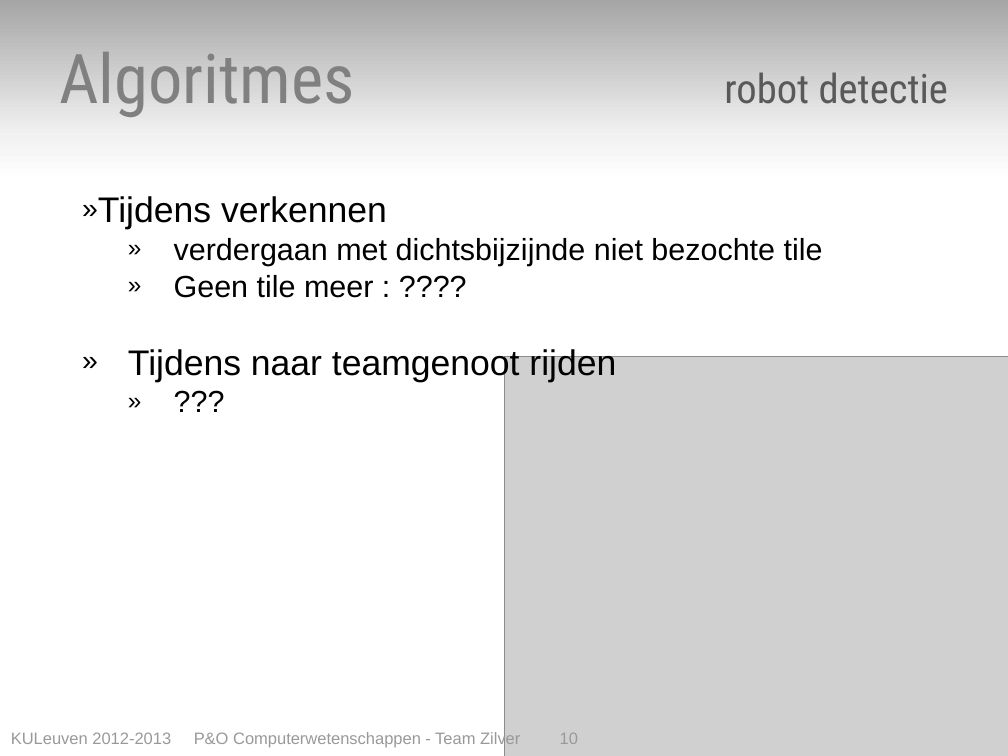
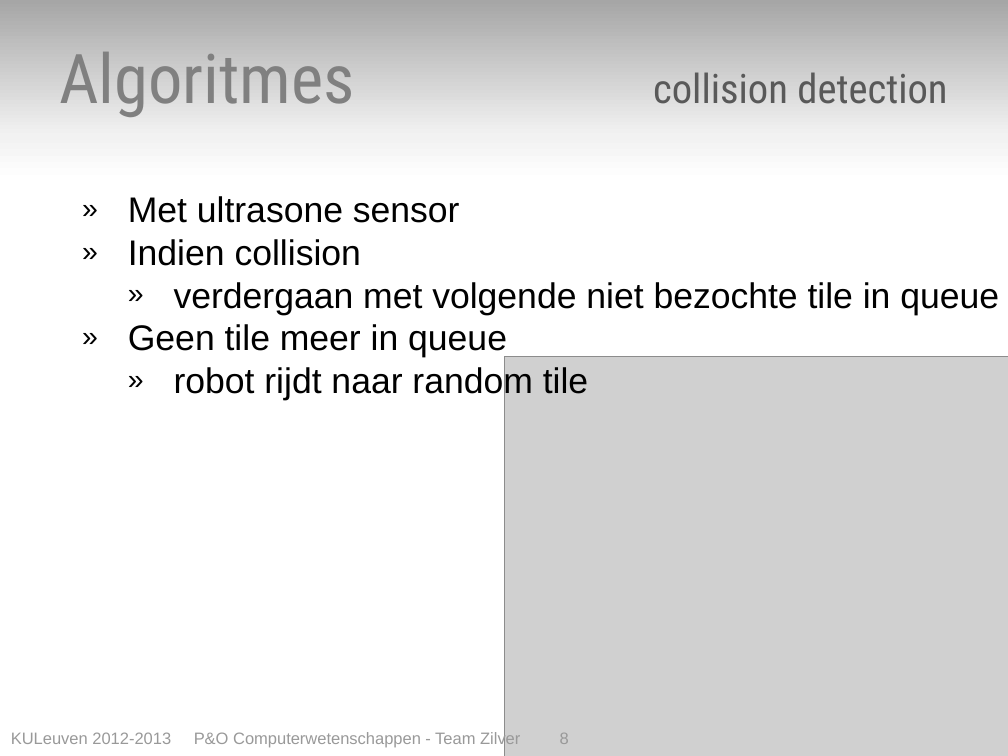
Before and after one commit to toonn/SilverSurfer, a slide deck: slide 8 of SilverSurferVerslag/Presentatie/Presentatie eindverslag - team zilver.pptx (slide 10 before the commit). Drawn at 1008x756 pixels with LibreOffice and Linux fonts; fonts in the diff are those of the drawing; grey boxes stand for pictures. Boxes give left, top, right and bottom in pixels: in the first picture for what was removed or moved away, otherwise in the second. Text is boxed around its words. In the diff, an @@ line names an element or a change of style, - is before the commit and + after.

```diff
--- a/SilverSurferVerslag/Presentatie/Presentatie eindverslag - team zilver.pptx
+++ b/SilverSurferVerslag/Presentatie/Presentatie eindverslag - team zilver.pptx
@@ text at [59,52,947,117]: text changed @@
-Algoritmes robot detectie
+Algoritmes collision detection
@@ text at [128,196,999,400]: text changed; size 24 to 28 pt @@
-» Tijdens verkennen
-    » verdergaan met dichtsbijzijnde niet bezochte tile
-    » Geen tile meer : ????
-  » Tijdens naar teamgenoot rijden
-    » ???
+  » Met ultrasone sensor
+  » Indien collision
+    » verdergaan met volgende niet bezochte tile in queue
+  » Geen tile meer in queue
+    » robot rijdt naar random tile
@@ text at [11,731,569,748]: text changed @@
-KULeuven 2012-2013 P&O Computerwetenschappen - Team Zilver 10
+KULeuven 2012-2013 P&O Computerwetenschappen - Team Zilver 8
```
Also in this commit, not shown: 6 other slides changed, 3 slides added, 3 slides removed.
